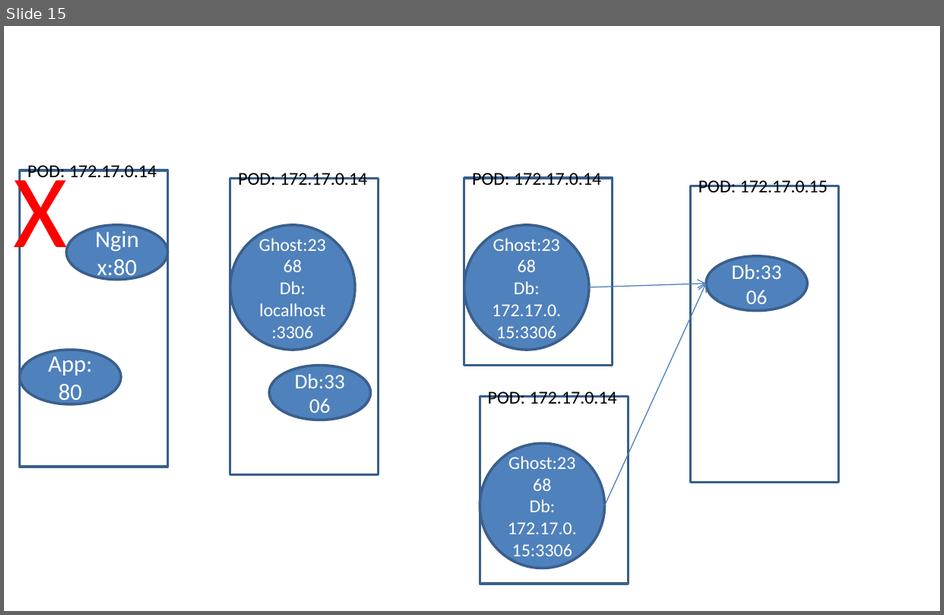
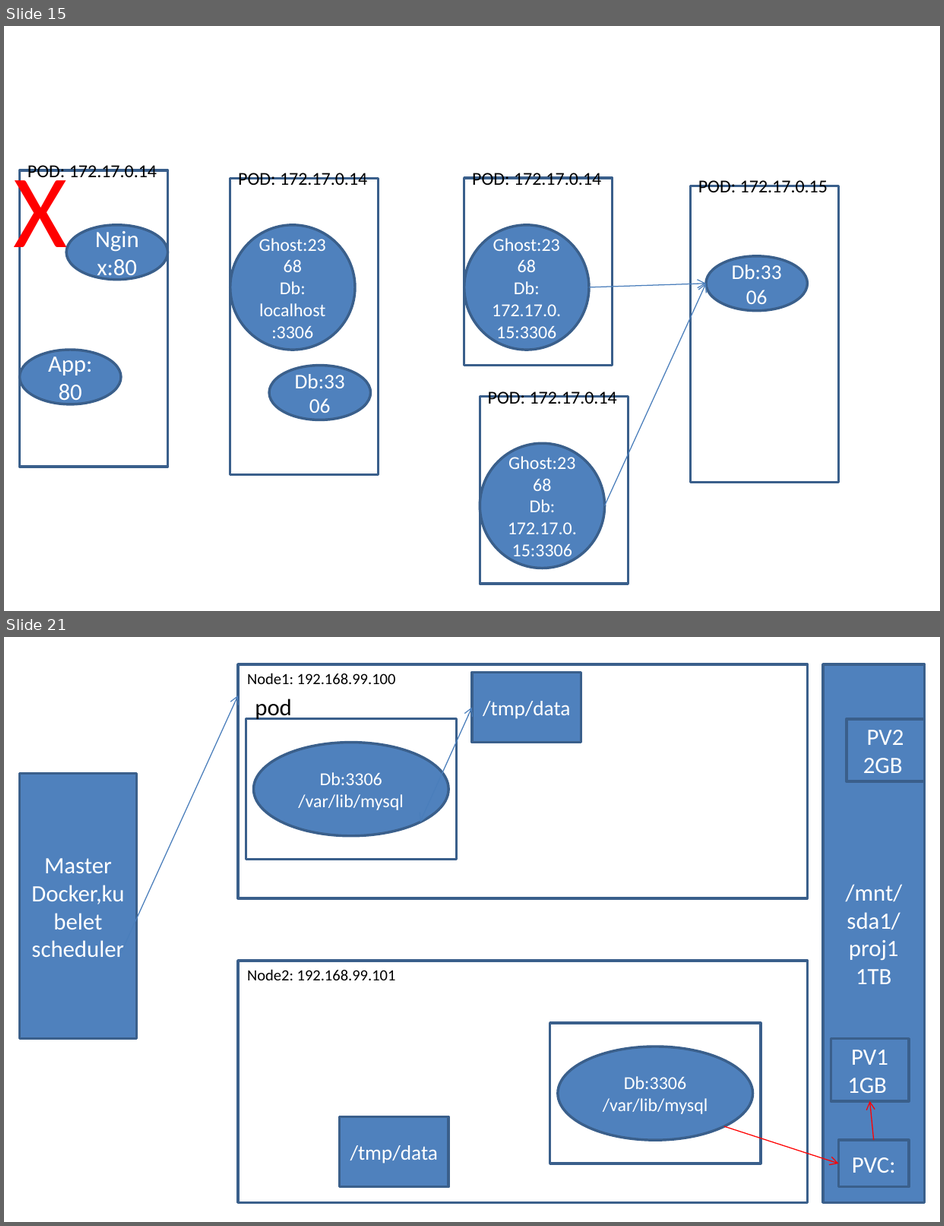
Before and after one commit to AdityaSP/can-jun15-dock-kube, a slide deck: rough-diag.pptx. Shown one above the other, each under a label of ours: slide 15 before the commit, slides 15 and 21 after it; the slides between them are not shown. The pictures are 944x615 and 944x1226 pixels, drawn with LibreOffice and Linux fonts; fonts in the diff are those of the drawing. Boxes give left, top, right and bottom in pixels: in the first picture for what was removed or moved away, otherwise in the second. Text is boxed around its words. In the diff, an @@ line names an element or a change of style, - is before the commit and + after.

```diff
--- a/rough-diag.pptx
+++ b/rough-diag.pptx
@@ slide 21 added at (4,637,940,1222), background #FFFFFF @@
@@ rectangle added at (238,664,807,898), outline #3A5F8C 2 pt @@
@@ text added at (247,673,396,684), 12 pt, text #000000 @@
+Node1: 192.168.99.100
@@ rectangle added at (472,673,582,743), fill #4F81BD, outline #3A5F8C 2 pt, 16 pt, text #FFFFFF @@
+/tmp/data
@@ rectangle added at (823,664,924,1202), fill #4F81BD, outline #3A5F8C 2 pt, 18 pt, text #FFFFFF @@
+/mnt/sda1/proj1
+1TB
@@ arrow added from (121, 953) to (238, 695), #4B7EBC 0.75 pt @@
@@ text added at (255,699,292,720), 18 pt, text #000000 @@
+pod
@@ rectangle added at (246,719,456,860), outline #3A5F8C 2 pt @@
@@ double arrow added from (420, 822) to (472, 707), #4B7EBC 0.75 pt @@
@@ rectangle added at (847,719,924,782), fill #4F81BD, outline #3A5F8C 2 pt, 18 pt, text #FFFFFF @@
+PV2
+2GB
@@ ellipse added at (254,742,449,835), fill #4F81BD, outline #3A5F8C 2 pt, 14 pt, text #FFFFFF @@
+Db:3306
+/var/lib/mysql
@@ rectangle added at (20,774,137,1039), fill #4F81BD, outline #3A5F8C 2 pt, 18 pt, text #FFFFFF @@
+Master
+Docker,kubelet
+scheduler
@@ rectangle added at (238,961,807,1202), outline #3A5F8C 2 pt @@
@@ text added at (247,969,396,981), 12 pt, text #000000 @@
+Node2: 192.168.99.101
@@ rectangle added at (550,1023,760,1163), outline #3A5F8C 2 pt @@
@@ rectangle added at (831,1039,908,1101), fill #4F81BD, outline #3A5F8C 2 pt, 18 pt, text #FFFFFF @@
+PV1
+1GB
@@ ellipse added at (558,1047,753,1141), fill #4F81BD, outline #3A5F8C 2 pt, 14 pt, text #FFFFFF @@
+Db:3306
+/var/lib/mysql
@@ arrow added from (874, 1141) to (870, 1101), #FF0000 0.75 pt @@
@@ rectangle added at (339,1117,449,1186), fill #4F81BD, outline #3A5F8C 2 pt, 16 pt, text #FFFFFF @@
+/tmp/data
@@ arrow added from (724, 1126) to (839, 1163), #FF0000 0.75 pt @@
@@ rectangle added at (839,1141,909,1187), fill #4F81BD, outline #3A5F8C 2 pt, 18 pt, text #FFFFFF @@
+PVC:
```
Also in this commit, not shown: 1 slide changed, 6 other slides added, 6 other files.
